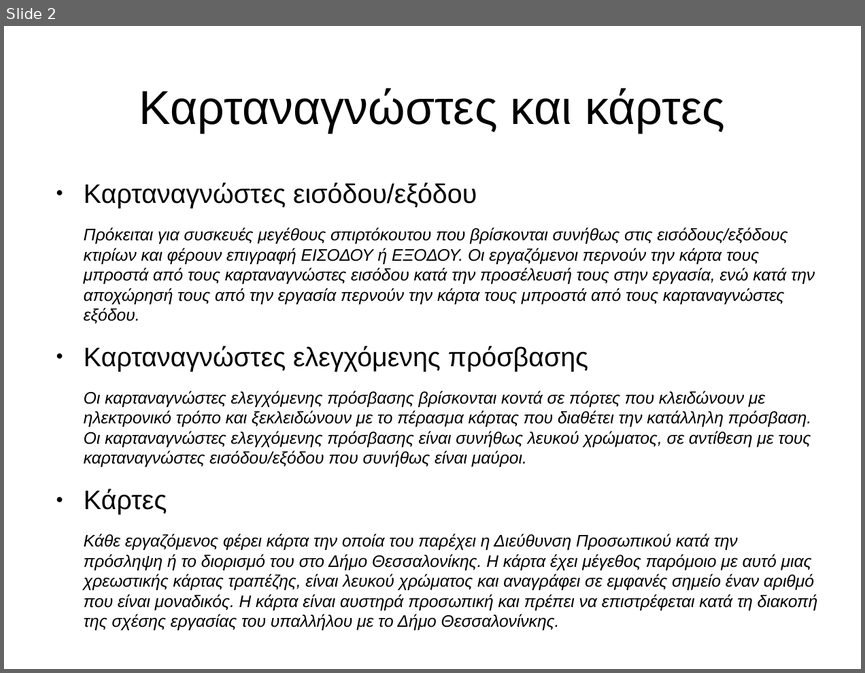
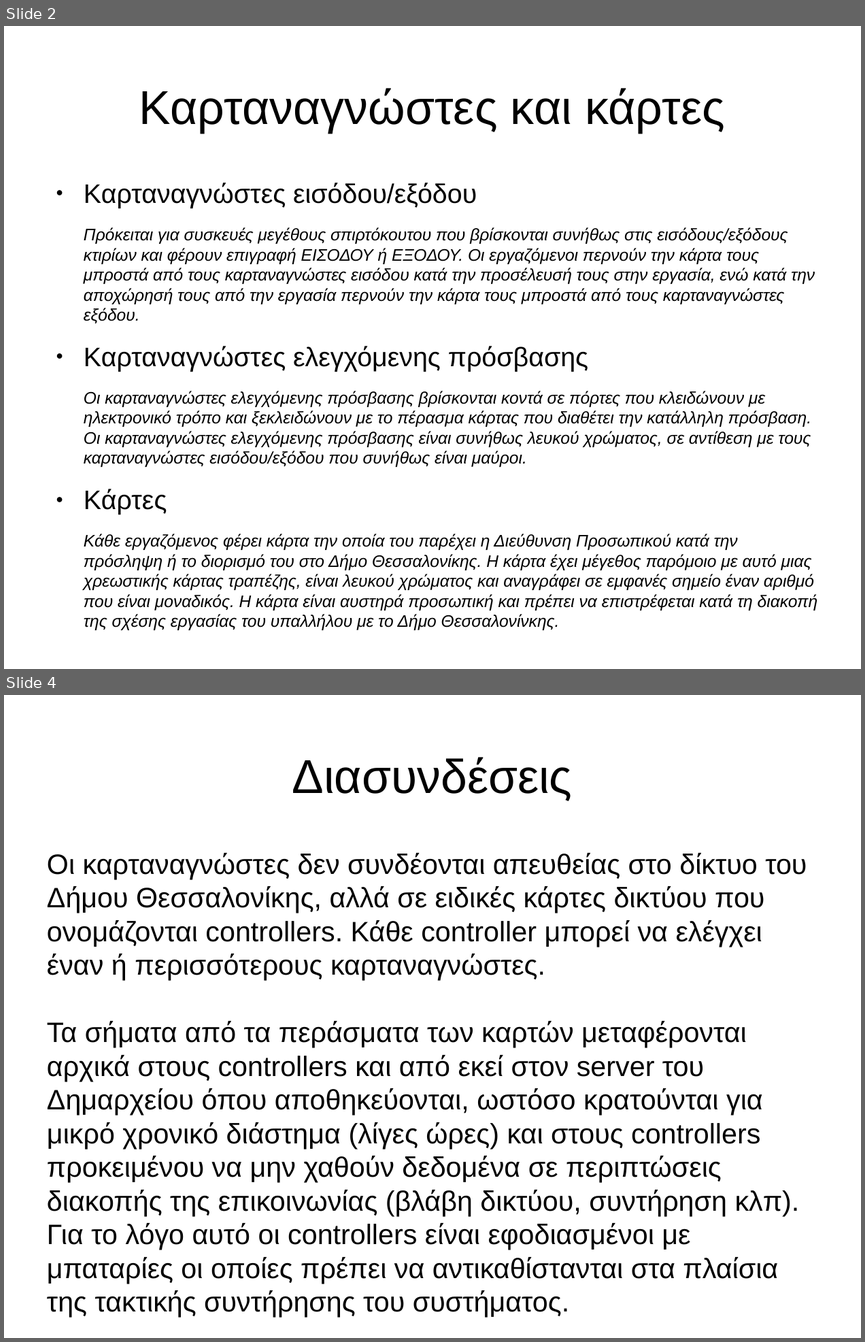
Before and after one commit to panos1962/letrak, a slide deck: misc/isagogi.odp. Shown one above the other, each under a label of ours: slide 2 before the commit, slides 2 and 4 after it; the slides between them are not shown. The pictures are 865x673 and 865x1342 pixels, drawn with LibreOffice and Linux fonts; fonts in the diff are those of the drawing. Boxes give left, top, right and bottom in pixels: in the first picture for what was removed or moved away, otherwise in the second. Text is boxed around its words. In the diff, an @@ line names an element or a change of style, - is before the commit and + after.

```diff
--- a/misc/isagogi.odp
+++ b/misc/isagogi.odp
@@ slide 4 added at (4,695,861,1338), background #FFFFFF @@
@@ title added at (292,757,572,801), 44 pt, text #000000 @@
+Διασυνδέσεις
@@ subtitle added at (47,853,806,1317), 26 pt, text #000000 @@
+Οι καρταναγνώστες δεν συνδέονται απευθείας στο δίκτυο του Δήμου Θεσσαλονίκης, αλλά σε ειδικές κάρτες δικτύου που ονομάζονται controllers. Κάθε controller μπορεί να ελέγχει έναν ή περισσότερους καρταναγνώστες.
+Τα σήματα από τα περάσματα των καρτών μεταφέρονται αρχικά στους controllers και από εκεί στον server του Δημαρχείου όπου αποθηκεύονται, ωστόσο κρατούνται για μικρό χρονικό διάστημα (λίγες ώρες) και στους controllers προκειμένου να μην χαθούν δεδομένα σε περιπτώσεις διακοπής της επικοινωνίας (βλάβη δικτύου, συντήρηση κλπ). Για το λόγο αυτό οι controllers είναι εφοδιασμένοι με μπαταρίες οι οποίες πρέπει να αντικαθίστανται στα πλαίσια της τακτικής συντήρησης του συστήματος.
```
Also in this commit, not shown: 5 other slides added, 1 other file.
